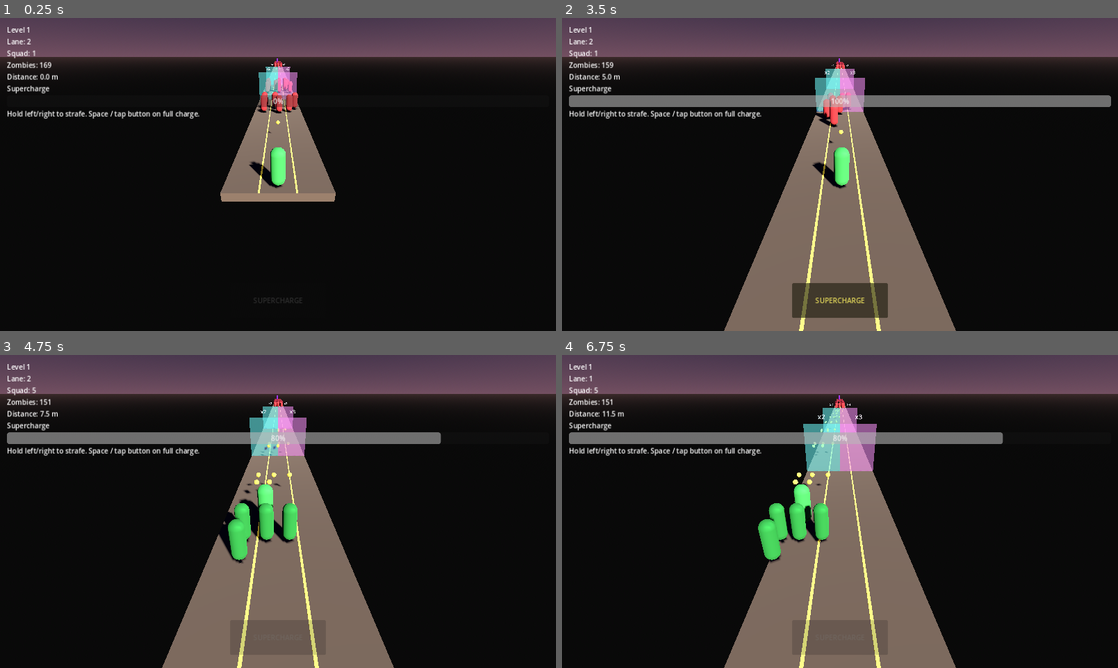
Above: before the commit, frames 1-4 (two rows, left to right).
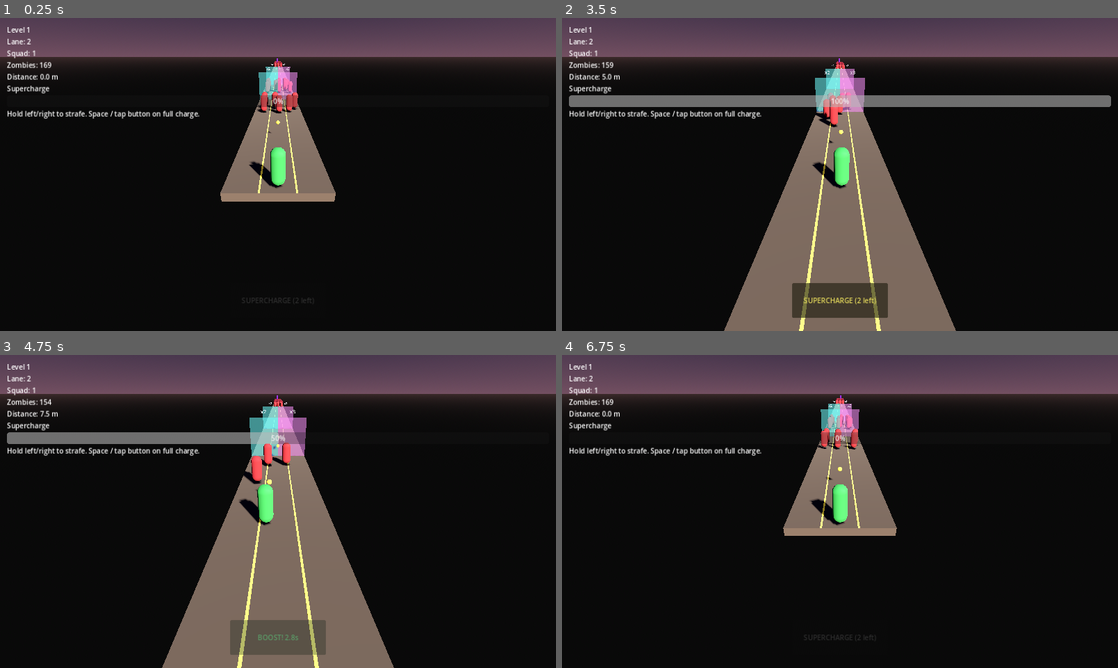
Above: after the commit, the same moments.

Repository: PawandeepSinghKhalsa/Hold-the-Line
Game: Godot game, scene res://scenes/main.tscn
Same seed, same stepped clock (60 frames per second), same inputs: the game is played once before the commit and once after it.
Inputs (mouse positions are in pixels of both pictures, inside the frame that each line leads up to):
- Up to frame 1 (0.25 s): no input
- Up to frame 2 (3.5 s): move the mouse to (962, 158) at 0.52 s; hold D (move_right) 0.53-1.25 s; hold Space (supercharge) 0.53-1.25 s; click (962, 158) at 0.67 s; drag from (728, 190) to (812, 237) at 1.27 s; move the mouse to (895, 105) at 2.02 s; hold D (move_right) 2.03-2.75 s; hold Space (supercharge) 2.03-2.75 s; drag from (812, 237) to (673, 127) at 2.77 s
- Up to frame 3 (4.75 s): click "SUPERCHARGE" (after the commit: "SUPERCHARGE (2 left)") at 3.5 s; move the mouse to (444, 558) at 4.27 s; hold A (move_left) from 4.28 s (still down); hold Space (supercharge) from 4.28 s (still down)
- Up to frame 4 (6.75 s): release A (move_left) at 5 s; release Space (supercharge) at 5 s; drag from (673, 464) to (756, 433) at 5.02 s; move the mouse to (867, 511) at 5.77 s; hold A (move_left) 5.78-6.5 s; hold Space (supercharge) 5.78-6.5 s; click (867, 511) at 5.92 s; click (840, 511) at 6.5 s, where only the run after the commit has a clickable "RETRY"

The runs differ from the first frame. In frame 1, less than 0.1% of the frame differs, in the area x 43-56%, y 89-92%; in frame 2, 0.2%; in frame 3, 3.3%; in frame 4, 20%, in the area x 1-80%, y 6-100%.
Error before the commit: Invalid access to property or key 'lane_index' on a base object of type 'CharacterBody3D (soldier.gd)'. (res://scripts/hud.gd:37)
Error after the commit: Invalid access to property or key 'lane_index' on a base object of type 'CharacterBody3D (soldier.gd)'. (res://scripts/hud.gd:41)

Commit message:
Supercharge rework: 2 uses per run, 4-second fire-rate boost
Feedback: with clone-spawning supercharge stacking on gate multipliers
the game was getting too easy. Replacing the mechanic so it stays
useful but doesn't trivialise gate choice.

- Supercharge now grants a 4-second 2x fire-rate boost to every
  shooter (leader + all clones) instead of spawning bonus clones.
- Hard cap of 2 uses per run. Once both charges are spent, the bar
  stops filling so the "full" state never teases a trigger that
  can't fire.
- New signals: supercharge_uses_changed(n) and
  supercharge_boost_changed(active, time_left). GameManager._process
  drives the boost countdown and emits each frame while active.
- fire_rate_multiplier() returns 2.0 while active, 1.0 otherwise.
  soldier.gd and clone.gd divide FIRE_INTERVAL by that multiplier
  on each refire.

HUD:
- Button label shows uses remaining: "SUPERCHARGE (2 left)" ->
  "SUPERCHARGE (1 left)" -> "SUPERCHARGE (spent)".
- While boost is active: button reads "BOOST! 3.2s" and flashes
  green. Disabled during boost so you can't double-tap into
  a stacked trigger.
- Refactored _refresh_button_state/_refresh_button_label so any
  of the three signals (fill / uses / boost) can update the
  visuals cleanly.

Balance note: best-path x3/x3 squad of 9 at normal 3 shots/s fires
27 bullets/s. During boost -> 54 bullets/s. Over 4s, that's 216
total bullets (vs 108 normal), so a boost is worth ~108 extra
kills — roughly a short burst of superiority, not a permanent
DPS jump.

https://claude.ai/code/session_01WNZkPqonAe5zQESFZUsP36

Diff:
--- a/scripts/clone.gd
+++ b/scripts/clone.gd
@@ -35,7 +35,7 @@
 
 	_fire_cooldown -= delta
 	if _fire_cooldown <= 0.0:
-		_fire_cooldown = FIRE_INTERVAL
+		_fire_cooldown = FIRE_INTERVAL / GameManager.fire_rate_multiplier()
 		_shoot()
 
 
--- a/scripts/game_manager.gd
+++ b/scripts/game_manager.gd
@@ -1,37 +1,49 @@
 extends Node
 
-# Autoload singleton. Phase 3+4 state: lane geometry, run state, zombie
+# Autoload singleton. Phase 3-5 state: lane geometry, run state, zombie
 # count, squad size + clone formation math for multiplier gates, and the
-# supercharge meter used for tap-to-spawn bonus clones.
+# supercharge meter used for time-limited fire-rate boosts.
 
 signal run_ended(won: bool)
 signal zombies_remaining_changed(remaining: int)
 signal squad_changed(new_size: int)
 signal supercharge_changed(fill_pct: float)
+signal supercharge_uses_changed(uses_left: int)
+signal supercharge_boost_changed(is_active: bool, time_left: float)
 
 const FORWARD_SPEED := 2.0
 const LANE_X_POSITIONS := [-1.5, 0.0, 1.5]
 const LANE_COUNT := 3
 const BRIDGE_LENGTH := 100.0
 
-# Clone formation: rows of 3, behind the leader, spaced out so bullets
-# fire from distinct lanes.
+# Clone formation used by gates to place new clones behind the leader.
 const CLONES_PER_ROW := 3
 const CLONE_ROW_SPACING := 1.0
 const CLONE_COL_SPACING := 0.8
-const CLONE_SCENE_PATH := "res://scenes/clone.tscn"
 
-# Supercharge tuning.
+# Supercharge tuning. Each use grants a short-lived fire-rate boost to
+# every shooter; two uses per run so it remains tactical alongside gate
+# multipliers rather than replacing them.
 const SUPERCHARGE_MAX := 100.0
 const KILL_CHARGE_AMOUNT := 10.0
-const SUPERCHARGE_BONUS_MIN := 2
-const SUPERCHARGE_BONUS_MAX := 4
+const SUPERCHARGE_USES_PER_RUN := 2
+const SUPERCHARGE_BOOST_DURATION := 4.0
+const SUPERCHARGE_FIRE_MULTIPLIER := 2.0
 
 var is_running: bool = false
 var zombies_total: int = 0
 var zombies_remaining: int = 0
 var squad_size: int = 1
 var supercharge: float = 0.0
+var supercharge_uses_remaining: int = SUPERCHARGE_USES_PER_RUN
+var _boost_time_left: float = 0.0
+
+
+func _process(delta: float) -> void:
+	if _boost_time_left <= 0.0:
+		return
+	_boost_time_left = max(0.0, _boost_time_left - delta)
+	supercharge_boost_changed.emit(_boost_time_left > 0.0, _boost_time_left)
 
 
 func reset() -> void:
@@ -40,9 +52,13 @@
 	zombies_remaining = 0
 	squad_size = 1
 	supercharge = 0.0
+	supercharge_uses_remaining = SUPERCHARGE_USES_PER_RUN
+	_boost_time_left = 0.0
 	zombies_remaining_changed.emit(zombies_remaining)
 	squad_changed.emit(squad_size)
 	supercharge_changed.emit(supercharge)
+	supercharge_uses_changed.emit(supercharge_uses_remaining)
+	supercharge_boost_changed.emit(false, 0.0)
 
 
 func set_level_zombie_count(n: int) -> void:
@@ -76,48 +92,38 @@
 func add_kill_charge(amount: float = KILL_CHARGE_AMOUNT) -> void:
 	if not is_running:
 		return
+	# Stop filling once the player has spent all their allotted uses so the
+	# bar visibly "locks" and doesn't tease a tap that can never fire.
+	if supercharge_uses_remaining <= 0:
+		return
 	supercharge = min(SUPERCHARGE_MAX, supercharge + amount)
 	supercharge_changed.emit(supercharge)
 
 
-# Spend a full supercharge bar on bonus clones. Returns the number of
-# clones spawned, or 0 if the bar wasn't full / no leader could be found.
-func try_trigger_supercharge() -> int:
+# Consume a full supercharge bar for a fire-rate boost. Returns true iff
+# the bar was full and uses remained.
+func try_trigger_supercharge() -> bool:
 	if not is_running:
-		return 0
+		return false
 	if supercharge < SUPERCHARGE_MAX:
-		return 0
-	var leader: Node3D = get_tree().get_first_node_in_group("soldier") as Node3D
-	if leader == null:
-		return 0
-	var bonus: int = randi_range(SUPERCHARGE_BONUS_MIN, SUPERCHARGE_BONUS_MAX)
-	_spawn_bonus_clones(leader, bonus)
+		return false
+	if supercharge_uses_remaining <= 0:
+		return false
 	supercharge = 0.0
+	supercharge_uses_remaining -= 1
+	_boost_time_left = SUPERCHARGE_BOOST_DURATION
 	supercharge_changed.emit(supercharge)
-	return bonus
+	supercharge_uses_changed.emit(supercharge_uses_remaining)
+	supercharge_boost_changed.emit(true, _boost_time_left)
+	return true
 
 
-func _spawn_bonus_clones(leader: Node3D, count: int) -> void:
-	if count <= 0:
-		return
-	var clone_scene: PackedScene = load(CLONE_SCENE_PATH) as PackedScene
-	if clone_scene == null:
-		return
-	var before: int = squad_size
-	squad_size += count
-	squad_changed.emit(squad_size)
-	var tree: SceneTree = leader.get_tree()
-	for i in count:
-		var clone_node: Node = clone_scene.instantiate()
-		var clone: CharacterBody3D = clone_node as CharacterBody3D
-		if clone == null:
-			continue
-		tree.current_scene.add_child(clone)
-		var clone_index: int = (before - 1) + i
-		var offset: Vector3 = clone_offset_for_index(clone_index)
-		clone.set("leader", leader)
-		clone.set("follow_offset", offset)
-		clone.global_position = leader.global_position + offset
+func is_boost_active() -> bool:
+	return _boost_time_left > 0.0
+
+
+func fire_rate_multiplier() -> float:
+	return SUPERCHARGE_FIRE_MULTIPLIER if is_boost_active() else 1.0
 
 
 func end_run(won: bool) -> void:
--- a/scripts/hud.gd
+++ b/scripts/hud.gd
@@ -23,6 +23,8 @@
 	GameManager.zombies_remaining_changed.connect(_on_zombies_changed)
 	GameManager.squad_changed.connect(_on_squad_changed)
 	GameManager.supercharge_changed.connect(_on_supercharge_changed)
+	GameManager.supercharge_uses_changed.connect(_on_supercharge_uses_changed)
+	GameManager.supercharge_boost_changed.connect(_on_supercharge_boost_changed)
 	supercharge_button.pressed.connect(_on_supercharge_button_pressed)
 	post_run_button.pressed.connect(_on_post_run_pressed)
 	banner.visible = false
@@ -30,6 +32,8 @@
 	_on_zombies_changed(GameManager.zombies_remaining)
 	_on_squad_changed(GameManager.squad_size)
 	_on_supercharge_changed(GameManager.supercharge)
+	_on_supercharge_uses_changed(GameManager.supercharge_uses_remaining)
+	_on_supercharge_boost_changed(GameManager.is_boost_active(), 0.0)
 	level_label.text = LevelManager.current_name()
 	var soldier_node: Node = get_tree().get_first_node_in_group("soldier")
 	if soldier_node != null and soldier_node.has_signal("lane_changed"):
@@ -44,10 +48,11 @@
 
 func _process(_delta: float) -> void:
 	var soldier: Node3D = get_tree().get_first_node_in_group("soldier") as Node3D
-	if soldier == null:
-		return
-	var distance: float = max(0.0, -soldier.global_position.z)
-	distance_label.text = "Distance: %.1f m" % distance
+	if soldier != null:
+		var distance: float = max(0.0, -soldier.global_position.z)
+		distance_label.text = "Distance: %.1f m" % distance
+	if GameManager.is_boost_active():
+		_refresh_button_label()
 
 
 func _on_lane_changed(new_lane: int) -> void:
@@ -64,12 +69,41 @@
 
 func _on_supercharge_changed(fill: float) -> void:
 	supercharge_bar.value = fill
-	var is_full: bool = fill >= GameManager.SUPERCHARGE_MAX
-	supercharge_button.disabled = not is_full
-	if is_full:
+	_refresh_button_state()
+
+
+func _on_supercharge_uses_changed(_uses_left: int) -> void:
+	_refresh_button_state()
+
+
+func _on_supercharge_boost_changed(_is_active: bool, _time_left: float) -> void:
+	_refresh_button_state()
+
+
+func _refresh_button_state() -> void:
+	var uses: int = GameManager.supercharge_uses_remaining
+	var full: bool = GameManager.supercharge >= GameManager.SUPERCHARGE_MAX
+	var boost_active: bool = GameManager.is_boost_active()
+	var can_fire: bool = full and uses > 0 and not boost_active
+
+	supercharge_button.disabled = not can_fire
+	if boost_active:
+		supercharge_button.modulate = Color(0.4, 1.0, 0.6, 1.0)
+	elif can_fire:
 		supercharge_button.modulate = Color(1.0, 0.95, 0.4, 1.0)
 	else:
 		supercharge_button.modulate = Color(0.55, 0.55, 0.55, 0.6)
+	_refresh_button_label()
+
+
+func _refresh_button_label() -> void:
+	var uses: int = GameManager.supercharge_uses_remaining
+	if GameManager.is_boost_active():
+		supercharge_button.text = "BOOST! %.1fs" % GameManager._boost_time_left
+	elif uses <= 0:
+		supercharge_button.text = "SUPERCHARGE (spent)"
+	else:
+		supercharge_button.text = "SUPERCHARGE (%d left)" % uses
 
 
 func _on_supercharge_button_pressed() -> void:
@@ -103,6 +137,5 @@
 	if LevelManager.has_next():
 		LevelManager.load_next()
 	else:
-		# Player cleared the final level — loop back to level 1.
 		LevelManager.current_level = 0
 		LevelManager.load_current()
--- a/scripts/soldier.gd
+++ b/scripts/soldier.gd
@@ -66,7 +66,7 @@
 
 	_fire_cooldown -= delta
 	if _fire_cooldown <= 0.0:
-		_fire_cooldown = FIRE_INTERVAL
+		_fire_cooldown = FIRE_INTERVAL / GameManager.fire_rate_multiplier()
 		_shoot()
 
 
